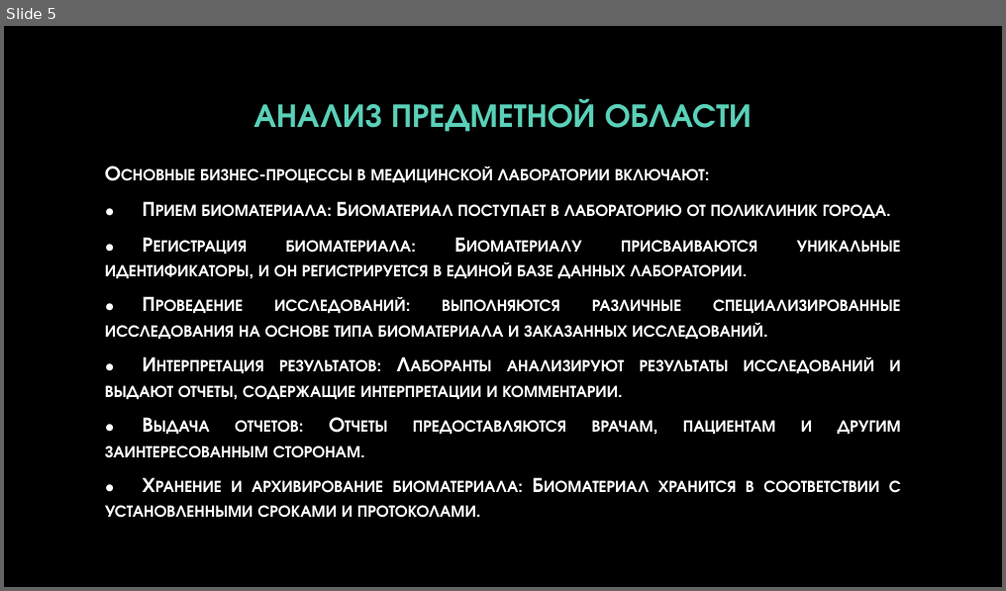
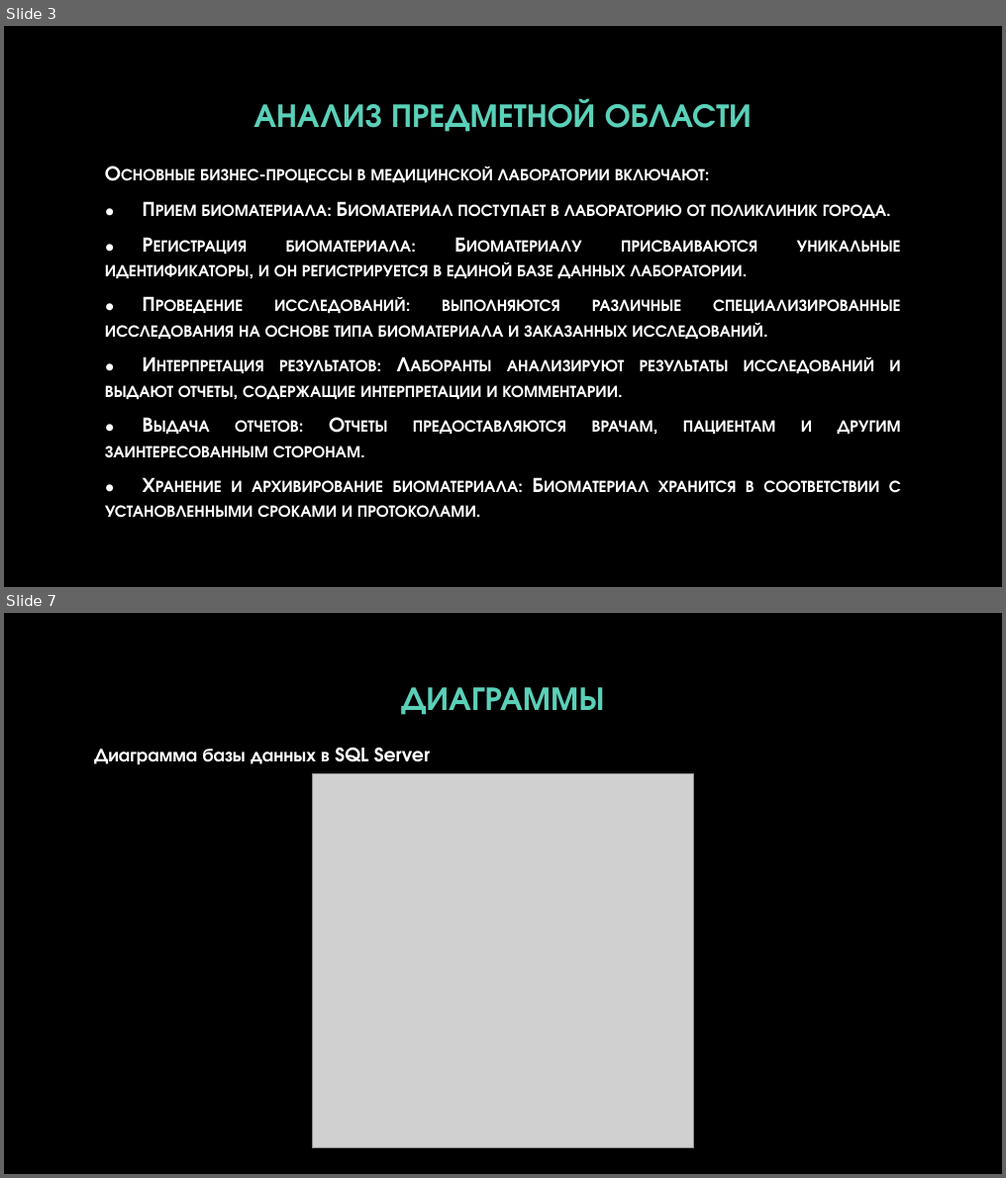
Before and after one commit to HoromiUzumaki/Practice_PM02, a slide deck: отчетная презентация по практике ПМ02.pptx. Shown one above the other, each under a label of ours: slide 5 before the commit, slides 3 and 7 after it; the slides between them are not shown. The pictures are 1006x591 and 1006x1178 pixels, drawn with LibreOffice and Linux fonts; fonts in the diff are those of the drawing; grey boxes stand for pictures; background and template pictures are left out. Boxes give left, top, right and bottom in pixels: in the first picture for what was removed or moved away, otherwise in the second. Text is boxed around its words. In the diff, an @@ line names an element or a change of style, - is before the commit and + after.

```diff
--- a/отчетная презентация по практике ПМ02.pptx
+++ b/отчетная презентация по практике ПМ02.pptx
@@ slide 7 added at [4, 613, 1002, 1174], background picture (left out) @@
@@ title added at [401, 687, 604, 715], 32 pt, text #5AD0B8, bold @@
+ДИАГРАММЫ
@@ text added at [94, 747, 430, 765], 18 pt, text #FFFFFF, bold @@
+Диаграмма базы данных в SQL Server
@@ picture added at [313, 774, 694, 1149] @@
@@ what was slide 5 is now slide 3 @@
```
Also in this commit, not shown: 1 slide changed, 3 other slides added, 7 slides removed, 1 other file.
